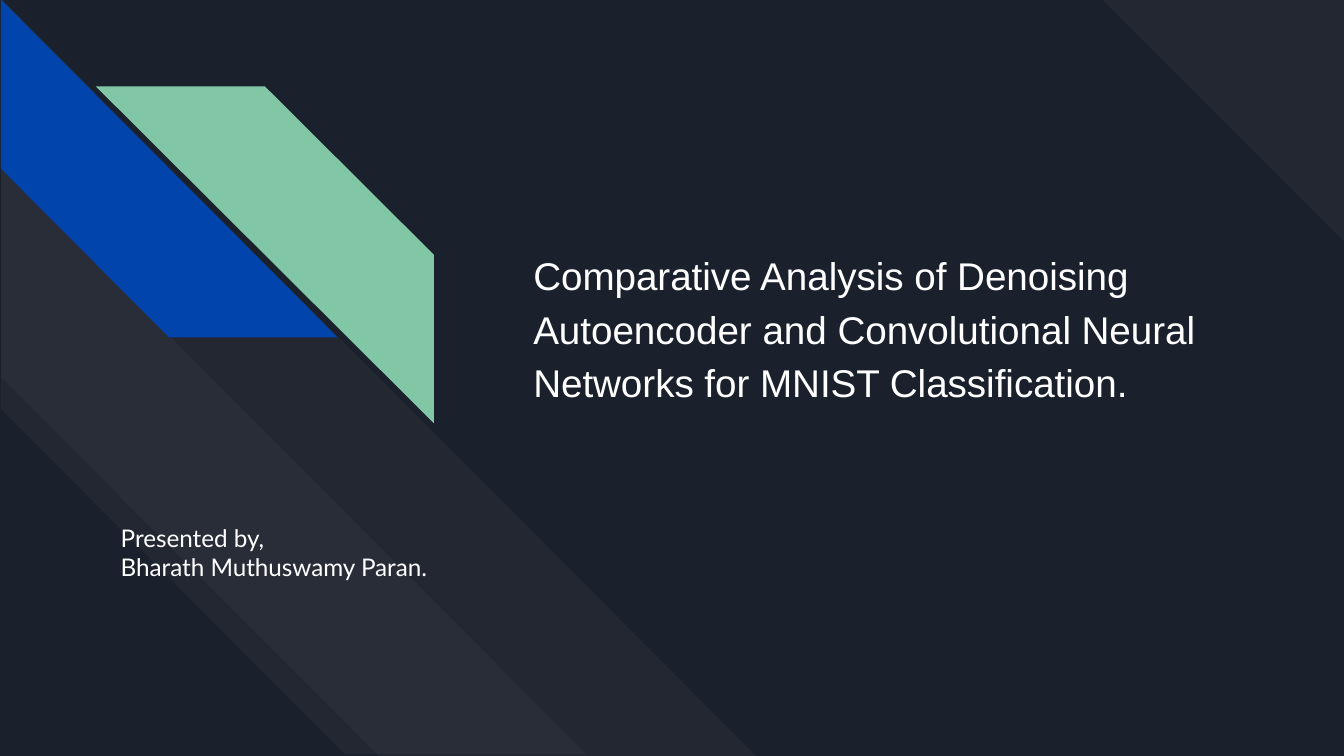
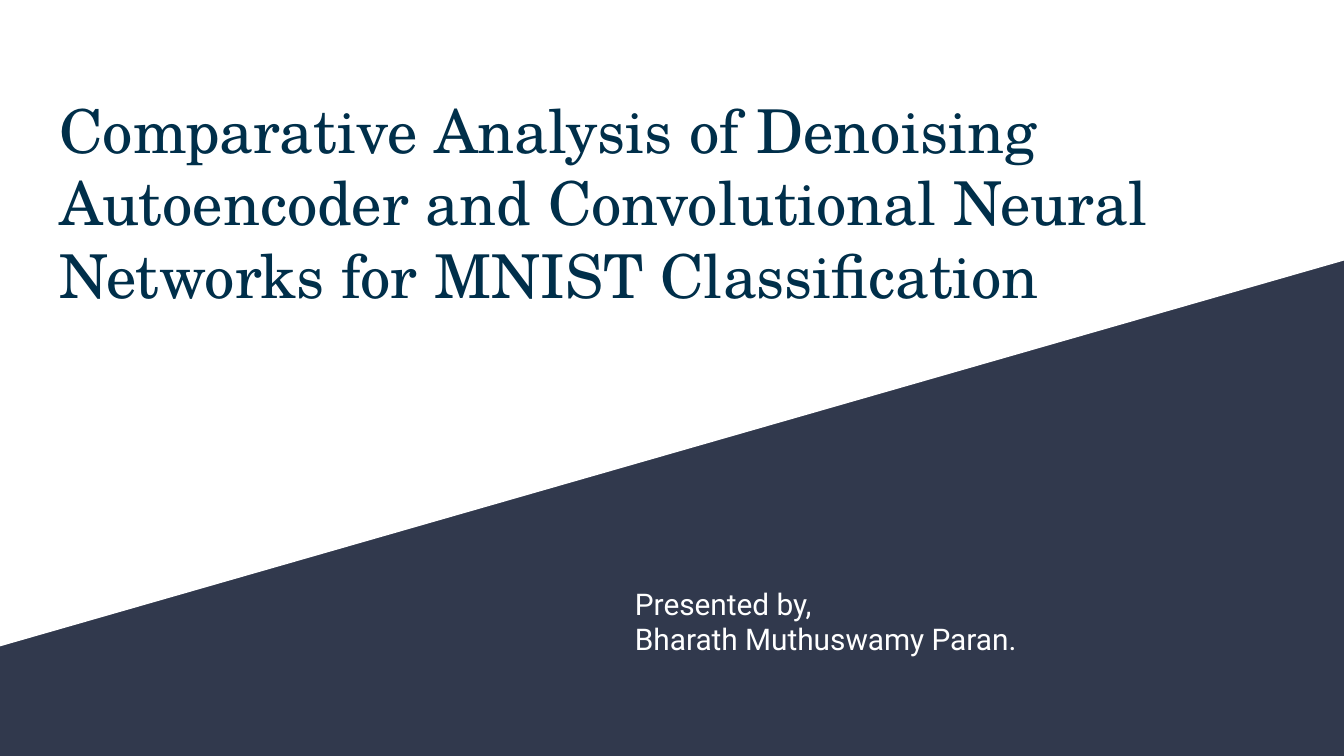
Before and after one commit to csci595-research-lit-spring-2024/595-class-project-spring-2024-bharathmp09, a slide deck: slide 1 of presentations/Comparative Analysis of Denoising Autoencoder and Convolutional Neural Networks for MNIST Classification..pptx. Drawn at 1344x756 pixels with LibreOffice and Linux fonts; fonts in the diff are those of the drawing. Boxes give left, top, right and bottom in pixels: in the first picture for what was removed or moved away, otherwise in the second. Text is boxed around its words. In the diff, an @@ line names an element or a change of style, - is before the commit and + after.

```diff
--- a/presentations/Comparative Analysis of Denoising Autoencoder and Convolutional Neural Networks for MNIST Classification..pptx
+++ b/presentations/Comparative Analysis of Denoising Autoencoder and Convolutional Neural Networks for MNIST Classification..pptx
@@ background #1B212C to #31394D @@
@@ freeform shape added at bbox=[0, 0, 1344, 646], fill #FFFFFF @@
@@ diag stripe removed at bbox=[1102, 0, 1344, 242] @@
@@ group removed at bbox=[0, 1, 757, 755]: 4 diag stripes @@
@@ title at bbox=[59, 108, 1147, 299]: text changed; size 20.7 to 32.4 pt; font Arial to TeX Gyre Schola; text colour #FFFFFF to #002F4A @@
-Comparative Analysis of Denoising Autoencoder and Convolutional Neural Networks for MNIST Classification.
+Comparative Analysis of Denoising Autoencoder and Convolutional Neural Networks for MNIST Classification
@@ subtitle "Presented by,": place and size @@
-subtitle "Presented by," at bbox=[121, 529, 427, 580]
+subtitle "Presented by," at bbox=[635, 592, 1017, 657]
@@ subtitle "Presented by," at bbox=[635, 592, 1017, 657]: size 13 to 16 pt, font Lato to Roboto @@
```
Also in this commit, not shown: 1 slide added, 5 slides removed, 1 other file.
